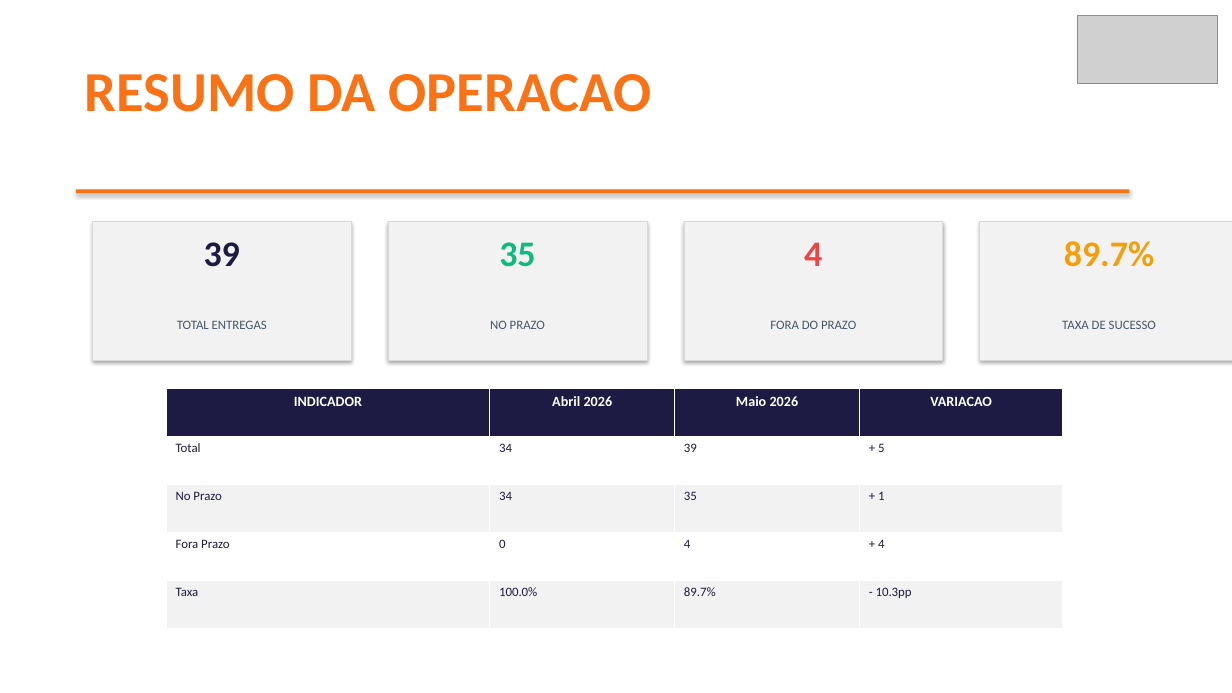
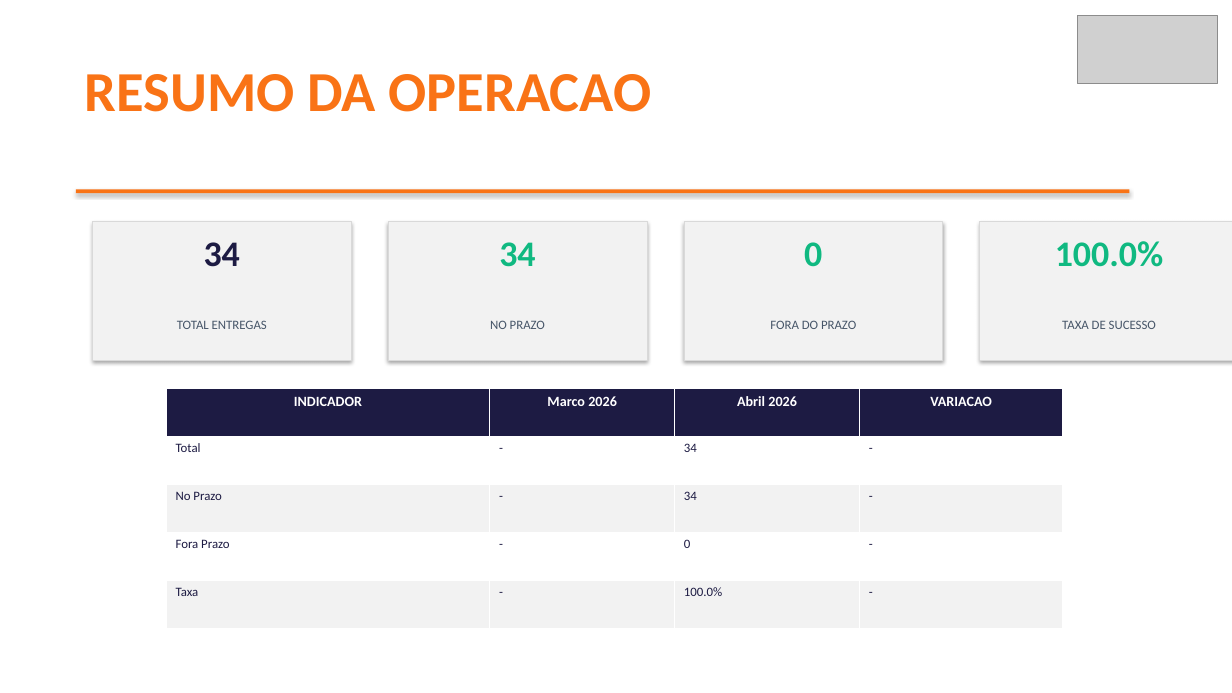
Before and after one commit to brendaelicia-sketch/PortoEX, a slide deck: slide 2 of MRCEGLIA_IMPORTACAO_E_SERVICOS.pptx. Drawn at 1232x693 pixels with LibreOffice and Linux fonts; fonts in the diff are those of the drawing; grey boxes stand for pictures. Boxes give left, top, right and bottom in pixels: in the first picture for what was removed or moved away, otherwise in the second. Text is boxed around its words. In the diff, an @@ line names an element or a change of style, - is before the commit and + after.

```diff
--- a/MRCEGLIA_IMPORTACAO_E_SERVICOS.pptx
+++ b/MRCEGLIA_IMPORTACAO_E_SERVICOS.pptx
@@ text at (x1=204, y1=242, x2=240, y2=267): text changed @@
-39
+34
@@ text at (x1=499, y1=242, x2=535, y2=267): text changed @@
-35
+34
@@ text at (x1=804, y1=242, x2=822, y2=267): text changed; text colour #EF4444 to #10B981 @@
-4
+0
@@ text at (x1=1055, y1=241, x2=1164, y2=267): text changed; text colour #F59E0B to #10B981 @@
-89.7%
+100.0%
@@ table at (x1=166, y1=388, x2=1063, y2=628) @@
-row 1, column 2: Abril 2026
+row 1, column 2: Marco 2026
-row 1, column 3: Maio 2026
+row 1, column 3: Abril 2026
-row 2: Total | 34 | 39 | + 5
+row 2: Total | - | 34 | -
-row 3: No Prazo | 34 | 35 | + 1
+row 3: No Prazo | - | 34 | -
-row 4: Fora Prazo | 0 | 4 | + 4
+row 4: Fora Prazo | - | 0 | -
-row 5: Taxa | 100.0% | 89.7% | - 10.3pp
+row 5: Taxa | - | 100.0% | -
```
Also in this commit, not shown: 4 other slides changed, 1 slide removed, 21 other files.
